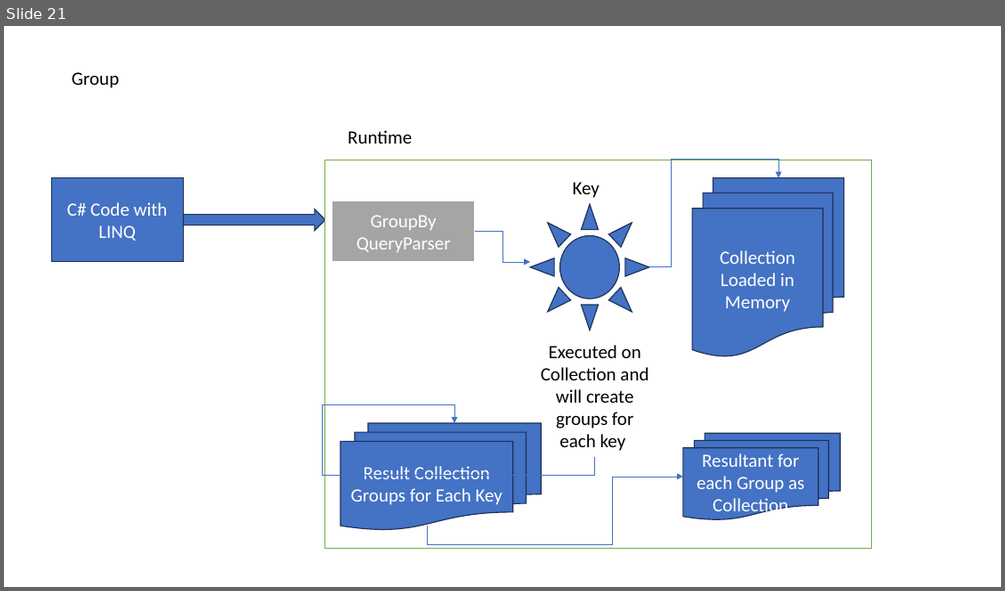
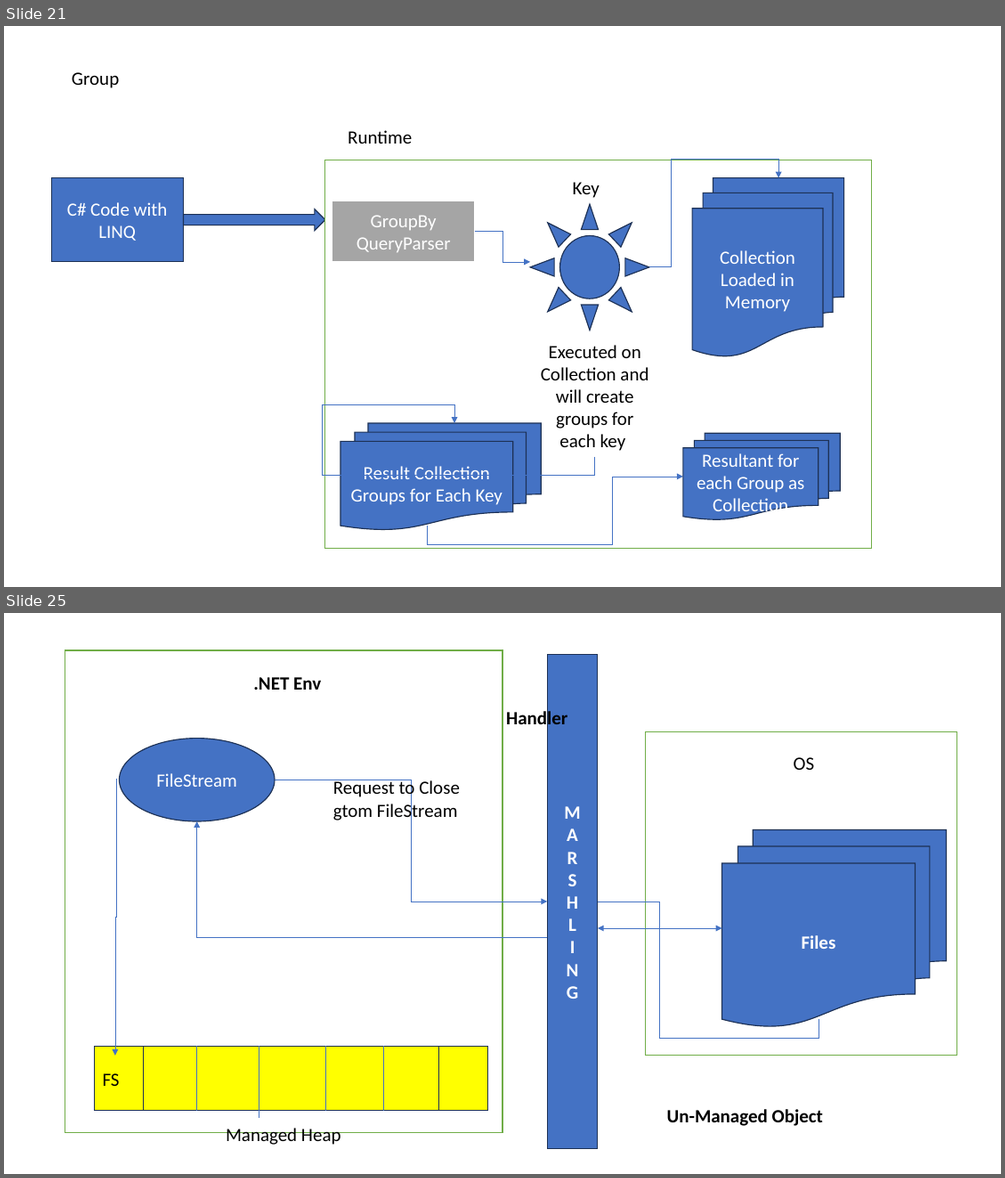
Before and after one commit to maheshsabnis/NetAppsNice, a slide deck: ppts.pptx. Shown one above the other, each under a label of ours: slide 21 before the commit, slides 21 and 25 after it; the slides between them are not shown. The pictures are 1005x591 and 1005x1178 pixels, drawn with LibreOffice and Linux fonts; fonts in the diff are those of the drawing. Boxes give left, top, right and bottom in pixels: in the first picture for what was removed or moved away, otherwise in the second. Text is boxed around its words. In the diff, an @@ line names an element or a change of style, - is before the commit and + after.

```diff
--- a/ppts.pptx
+++ b/ppts.pptx
@@ slide 25 added at [4,613,1001,1174], background #FFFFFF @@
@@ rectangle added at [65,650,502,1133], fill #FFFFFF, outline #70AD47 1 pt @@
@@ rectangle added at [548,654,598,1149], fill #4472C4, outline #1E3256 1 pt, 18 pt, text #FFFFFF, bold @@
+M
+A
+R
+S
+H
+L
+I
+N
+G
@@ text added at [253,677,321,690], 18 pt, text #000000, bold @@
+.NET Env
@@ text added at [506,708,567,730], 18 pt, text #000000, bold @@
+Handler
@@ ellipse added at [119,738,275,821], fill #4472C4, outline #1E3256 1 pt, 18 pt, text #FFFFFF @@
+FileStream
@@ rectangle added at [646,732,956,1055], fill #FFFFFF, outline #70AD47 1 pt @@
@@ text added at [793,757,815,770], 18 pt, text #000000 @@
+OS
@@ elbow arrow added from (116, 779) to (115, 1055), #4472C4 0.5 pt @@
@@ elbow arrow added from (275, 779) to (548, 901), #4472C4 0.5 pt @@
@@ text added at [333,779,460,822], 18 pt, text #000000 @@
+Request to Close gtom FileStream
@@ elbow arrow added from (548, 938) to (197, 821), #4472C4 0.5 pt @@
@@ flow chart multidocument added at [722,830,947,1027], fill #4472C4, outline #1E3256 1 pt, 18 pt, text #FFFFFF, bold @@
+Files
@@ elbow arrow added from (598, 901) to (722, 928), #4472C4 0.5 pt @@
@@ elbow arrow added from (818, 1019) to (598, 928), #4472C4 0.5 pt @@
@@ flow chart predefined process added at [94,1046,488,1111], fill #FFFF00, outline #1E3256 1 pt @@
@@ line added from (197, 1046) to (197, 1111), #4472C4 0.5 pt @@
@@ line added from (259, 1046) to (259, 1119), #4472C4 0.5 pt @@
@@ line added from (326, 1046) to (326, 1111), #4472C4 0.5 pt @@
@@ line added from (383, 1046) to (383, 1111), #4472C4 0.5 pt @@
@@ text added at [103,1073,120,1086], 18 pt, text #000000 @@
+FS
@@ text added at [667,1109,823,1126], 18 pt, text #000000, bold @@
+Un-Managed Object
@@ text added at [226,1127,341,1144], 18 pt, text #000000 @@
+Managed Heap
```
Also in this commit, not shown: 3 other slides added, 25 other files.
